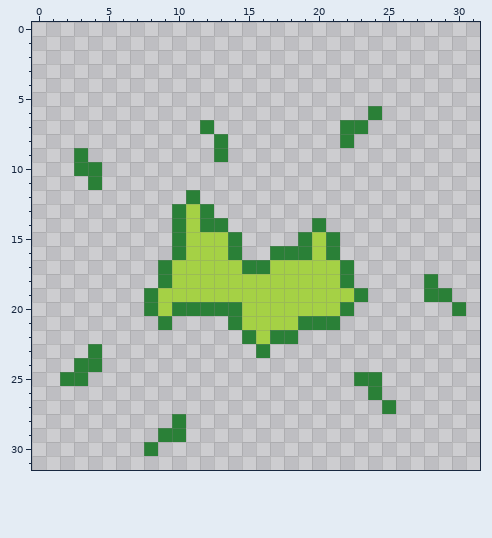
One commit to this pixel-art sprite: PaletteSwap/sprites/sFlyingSpawn/layers/1c54a194-a537-4083-9984-c45e4e9b2cbe/cf4d69a9-90f0-43f2-8d2c-71ff6d74355f.png. The picture above was drawn from the file before the commit.
The file is 32x32 pixels.
After:
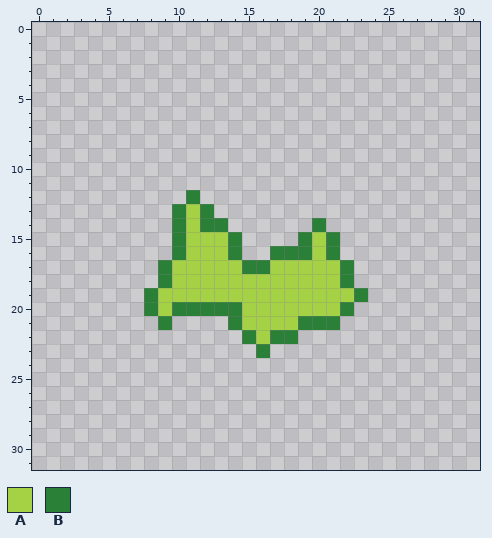
Palette (. is transparent): A #a5d145  B #2a8037
Difference:
Changed rows in their new state; - is an unchanged pixel.
first column x 3:
 6 ---------------------.
 7 ---------.---------..-
 8 ----------.--------.--
 9 .---------.-----------
10 ..--------------------
11 -.--------------------
first column x 2:
18 --------------------------.--
19 --------------------------..-
20 ----------------------------.
23 --.--------------------------
24 -..--------------------------
25 ..-------------------..------
26 ----------------------.------
27 -----------------------.-----
28 --------.--------------------
29 -------..--------------------
30 ------.----------------------
Where, in picture pixels (left, top, right, bottom), the same in both pictures:
erased: (340, 106, 382, 148)
erased: (200, 120, 228, 162)
erased: (74, 148, 102, 190)
erased: (424, 274, 466, 316)
erased: (60, 344, 102, 386)
erased: (354, 372, 396, 414)
erased: (144, 414, 186, 456)
